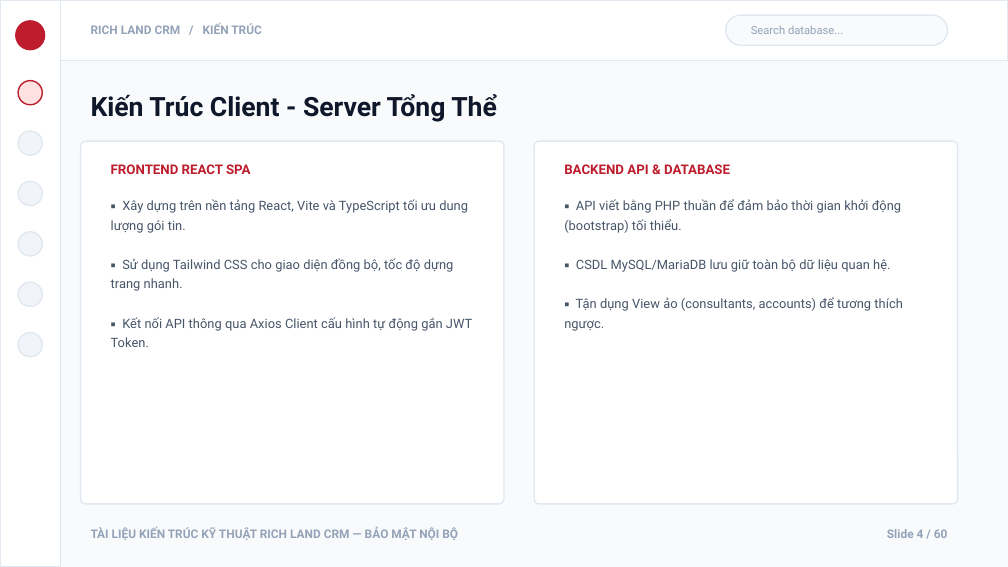
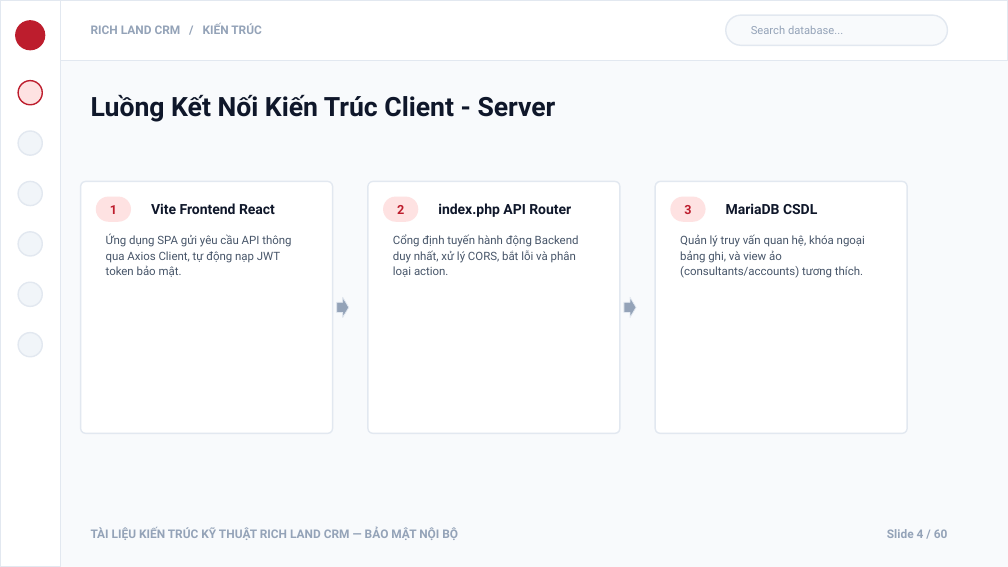
Before and after one commit to DEV-trongphuc/RICH-LAND, a slide deck: slide 4 of RichLand_System_Architecture_Presentation.pptx. Drawn at 1008x567 pixels with LibreOffice and Linux fonts; fonts in the diff are those of the drawing. Boxes give left, top, right and bottom in pixels: in the first picture for what was removed or moved away, otherwise in the second. Text is boxed around its words. In the diff, an @@ line names an element or a change of style, - is before the commit and + after.

```diff
--- a/RichLand_System_Architecture_Presentation.pptx
+++ b/RichLand_System_Architecture_Presentation.pptx
@@ text at (91, 94, 556, 122): text changed @@
-Kiến Trúc Client - Server Tổng Thể
+Luồng Kết Nối Kiến Trúc Client - Server
@@ rounded rectangle: place and size @@
-rounded rectangle at (81, 141, 504, 504)
+rounded rectangle at (81, 181, 333, 433)
@@ rounded rectangle at (81, 181, 333, 433): proportions changed @@
@@ rounded rectangle added at (96, 197, 131, 222), fill #FEE2E2 @@
@@ text added at (110, 205, 117, 214), 9 pt, text #BD1D2D, bold @@
+1
@@ text removed at (111, 199, 472, 347) @@
-▪ Xây dựng trên nền tảng React, Vite và TypeScript tối ưu dung lượng gói tin.
-▪ Sử dụng Tailwind CSS cho giao diện đồng bộ, tốc độ dựng trang nhanh.
-▪ Kết nối API thông qua Axios Client cấu hình tự động gắn JWT Token.
@@ text "Vite Frontend React" at (151, 203, 275, 214): vertical alignment top to middle @@
@@ text at (151, 203, 275, 214): text changed; size 9.5 to 10 pt; text colour #BD1D2D to #0F172A @@
-FRONTEND REACT SPA
+Vite Frontend React
@@ rounded rectangle added at (368, 181, 620, 433), fill #FFFFFF, outline #E2E8F0 1 pt @@
@@ rounded rectangle added at (383, 197, 418, 222), fill #FEE2E2 @@
@@ text added at (397, 205, 404, 214), 9 pt, text #BD1D2D, bold @@
+2
@@ text added at (438, 203, 571, 217), 10 pt, text #0F172A, bold @@
+index.php API Router
@@ text removed at (564, 199, 902, 331) @@
-▪ API viết bằng PHP thuần để đảm bảo thời gian khởi động (bootstrap) tối thiểu.
-▪ CSDL MySQL/MariaDB lưu giữ toàn bộ dữ liệu quan hệ.
-▪ Tận dụng View ảo (consultants, accounts) để tương thích ngược.
@@ rounded rectangle at (655, 181, 907, 433): proportions changed @@
@@ rounded rectangle: place and size @@
-rounded rectangle at (534, 141, 958, 504)
+rounded rectangle at (655, 181, 907, 433)
@@ rounded rectangle added at (670, 197, 706, 222), fill #FEE2E2 @@
@@ text added at (684, 205, 691, 214), 9 pt, text #BD1D2D, bold @@
+3
@@ text added at (726, 203, 817, 214), 10 pt, text #0F172A, bold @@
+MariaDB CSDL
@@ text at (106, 234, 291, 277): text changed; size 9.5 to 8.2 pt; text colour #BD1D2D to #475569; bold off @@
-BACKEND API & DATABASE
+Ứng dụng SPA gửi yêu cầu API thông qua Axios Client, tự động nạp JWT token bảo mật.
@@ text added at (393, 234, 579, 277), 8.2 pt, text #475569 @@
+Cổng định tuyến hành động Backend duy nhất, xử lý CORS, bắt lỗi và phân loại action.
@@ text added at (680, 234, 865, 278), 8.2 pt, text #475569 @@
+Quản lý truy vấn quan hệ, khóa ngoại bảng ghi, và view ảo (consultants/accounts) tương thích.
@@ right arrow added at (337, 297, 349, 318), fill #94A3B8, outline #E2E8F0 0.5 pt @@
@@ right arrow added at (624, 297, 636, 318), fill #94A3B8, outline #E2E8F0 0.5 pt @@
```
Also in this commit, not shown: 33 other slides changed, 7 slides added, 7 slides removed, 3 other files.
